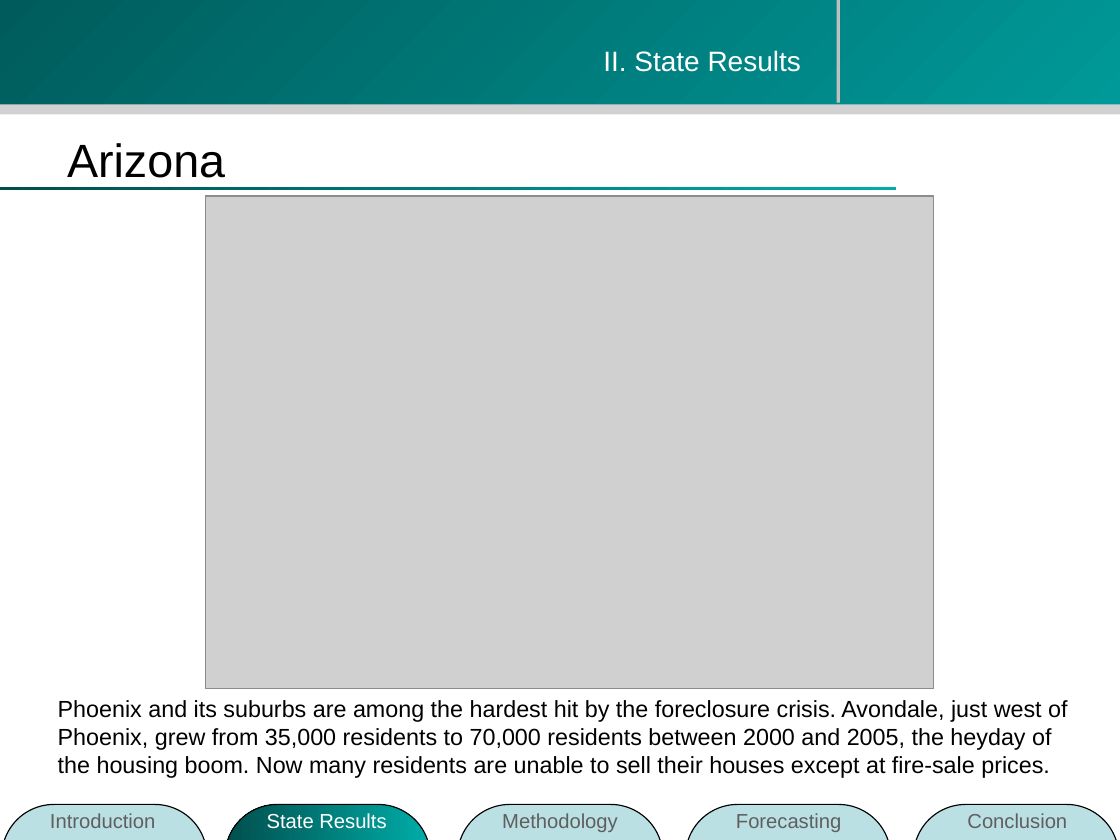
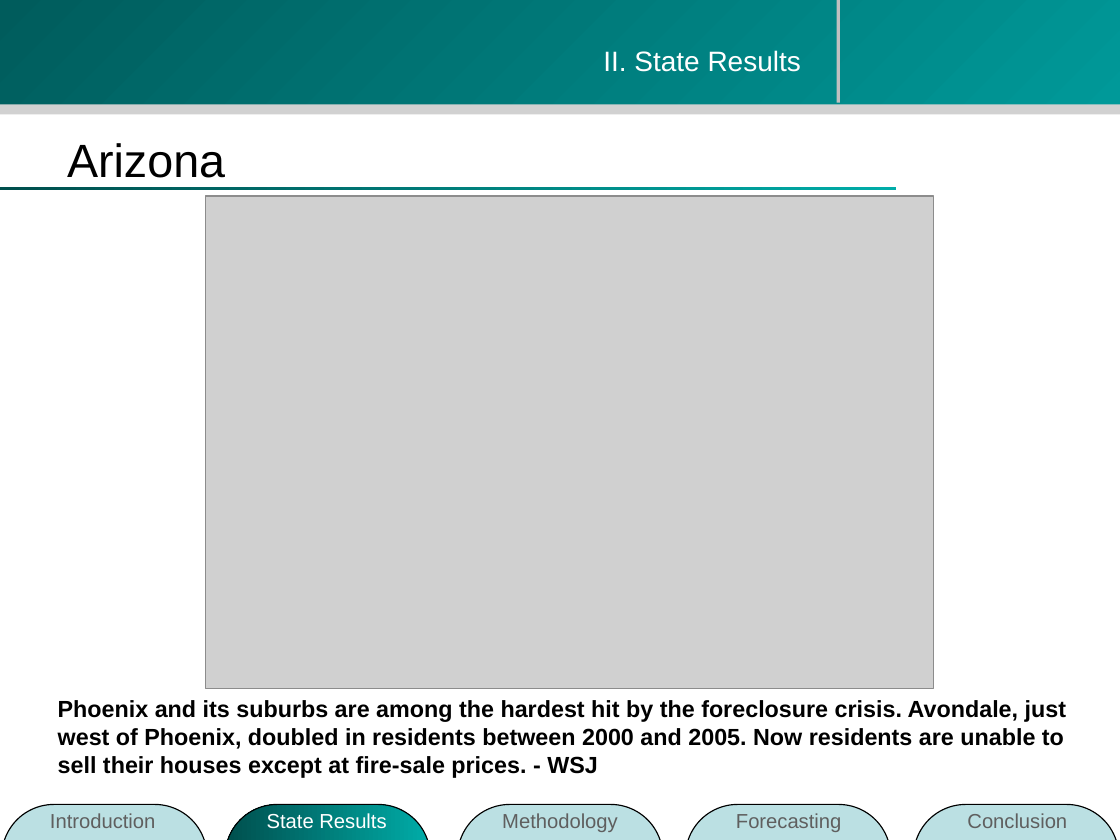
Before and after one commit to zhouzhenghui/svnrepository, a slide deck: slide 9 of SVNRepository/Presentation/M.Eng Final Presentation-take2.ppt. Drawn at 1120x840 pixels with LibreOffice and Linux fonts; fonts in the diff are those of the drawing; grey boxes stand for pictures; background and template pictures are left out. Boxes give left, top, right and bottom in pixels: in the first picture for what was removed or moved away, otherwise in the second. Text is boxed around its words. In the diff, an @@ line names an element or a change of style, - is before the commit and + after.

```diff
--- a/SVNRepository/Presentation/M.Eng Final Presentation-take2.ppt
+++ b/SVNRepository/Presentation/M.Eng Final Presentation-take2.ppt
@@ text at [58, 700, 1066, 778]: text changed; bold on @@
-Phoenix and its suburbs are among the hardest hit by the foreclosure crisis. Avondale, just west of Phoenix, grew from 35,000 residents to 70,000 residents between 2000 and 2005, the heyday of the housing boom. Now many residents are unable to sell their houses except at fire-sale prices.
+Phoenix and its suburbs are among the hardest hit by the foreclosure crisis. Avondale, just west of Phoenix, doubled in residents between 2000 and 2005. Now residents are unable to sell their houses except at fire-sale prices. - WSJ
```
Also in this commit, not shown: 4 other slides changed, 1 slide added, 9 slides removed.
